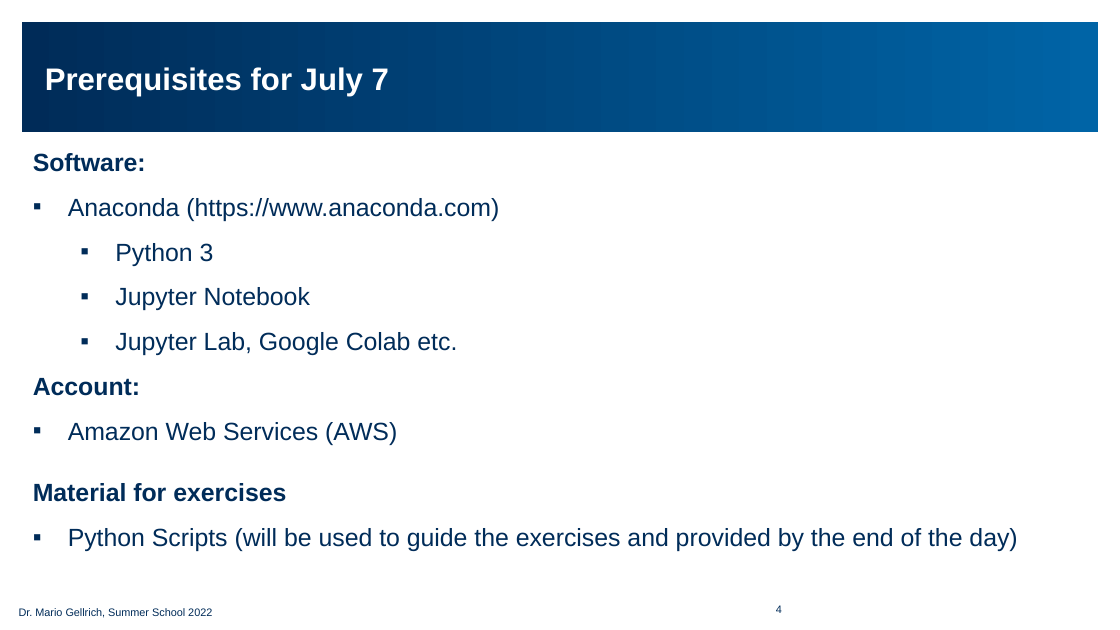
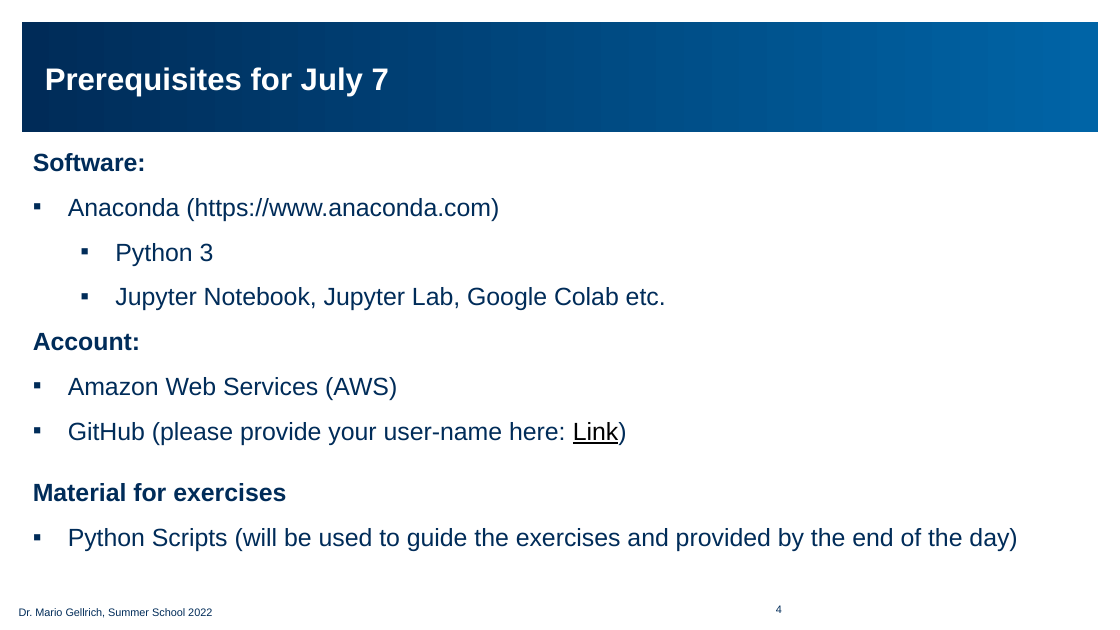
Before and after one commit to simschwab/summer_school_FS2022, a slide deck: slide 4 of Credit_Risk_Modeling/Slides_Credit_Risk_Modeling_Workshop_EN.pptx. Drawn at 1120x630 pixels with LibreOffice and Linux fonts; fonts in the diff are those of the drawing; background and template pictures are left out. Boxes give left, top, right and bottom in pixels: in the first picture for what was removed or moved away, otherwise in the second. Text is boxed around its words. In the diff, an @@ line names an element or a change of style, - is before the commit and + after.

```diff
--- a/Credit_Risk_Modeling/Slides_Credit_Risk_Modeling_Workshop_EN.pptx
+++ b/Credit_Risk_Modeling/Slides_Credit_Risk_Modeling_Workshop_EN.pptx
@@ text at (115, 287, 666, 310): text changed @@
-  ▪ Jupyter Notebook
-  ▪ Jupyter Lab, Google Colab etc.
+  ▪ Jupyter Notebook, Jupyter Lab, Google Colab etc.
@@ text at (68, 422, 627, 445): paragraph added @@
+▪ GitHub (please provide your user-name here: Link)
```
Also in this commit, not shown: 3 other slides changed.
